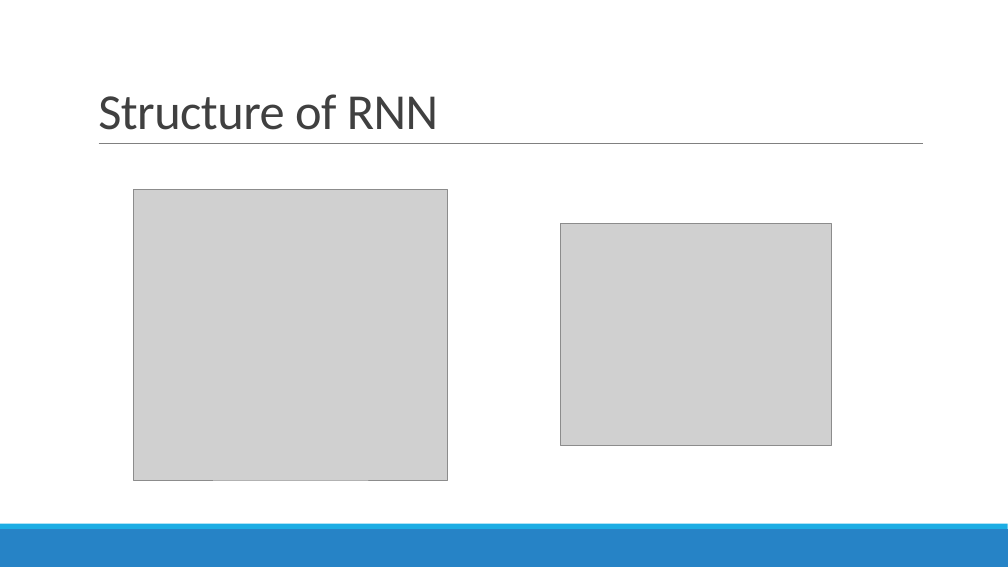
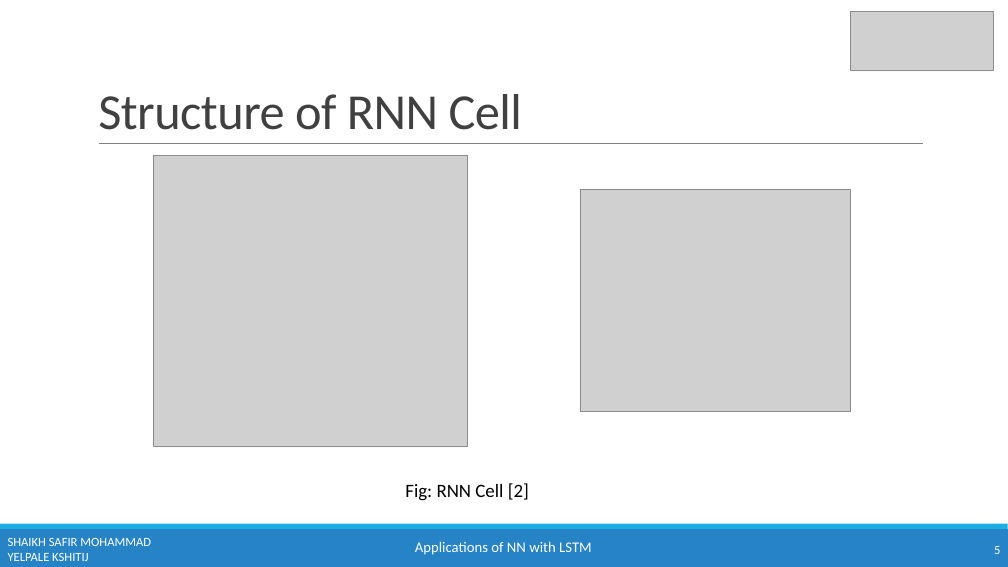
Before and after one commit to kshitijyelpale/LFD-Application-of-NN-in-LSTM, a slide deck: slide 5 of Documentation/LSTM Presentation.pptx (slide 7 before the commit). Drawn at 1008x567 pixels with LibreOffice and Linux fonts; fonts in the diff are those of the drawing; grey boxes stand for pictures. Boxes give left, top, right and bottom in pixels: in the first picture for what was removed or moved away, otherwise in the second. Text is boxed around its words. In the diff, an @@ line names an element or a change of style, - is before the commit and + after.

```diff
--- a/Documentation/LSTM Presentation.pptx
+++ b/Documentation/LSTM Presentation.pptx
@@ picture added at (x1=851, y1=11, x2=994, y2=70) @@
@@ title at (x1=98, y1=94, x2=522, y2=130): text changed @@
-Structure of RNN
+Structure of RNN Cell
@@ picture moved from (x1=134, y1=190, x2=448, y2=480) to (x1=154, y1=156, x2=468, y2=446) @@
@@ picture moved from (x1=560, y1=223, x2=831, y2=445) to (x1=580, y1=190, x2=851, y2=412) @@
@@ text added at (x1=405, y1=483, x2=529, y2=501), 18 pt, text #000000 @@
+Fig: RNN Cell [2]
@@ text added at (x1=8, y1=538, x2=151, y2=561), 12 pt, text #FFFFFF @@
+SHAIKH SAFIR MOHAMMAD
+YELPALE KSHITIJ
@@ text added at (x1=415, y1=541, x2=592, y2=555), 14 pt, text #FFFFFF @@
+Applications of NN with LSTM
@@ page number added at (x1=994, y1=546, x2=1000, y2=554), 12 pt, text #FFFFFF @@
+5
```
Also in this commit, not shown: 24 other slides changed, 6 slides added, 6 slides removed.
